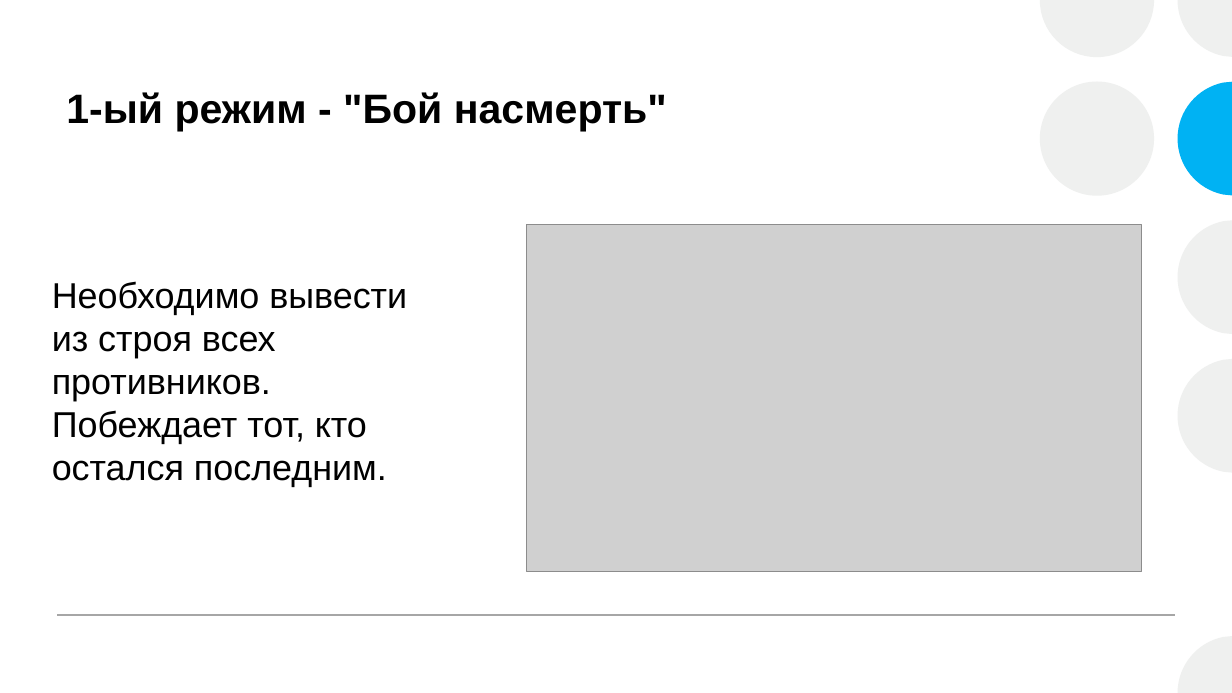
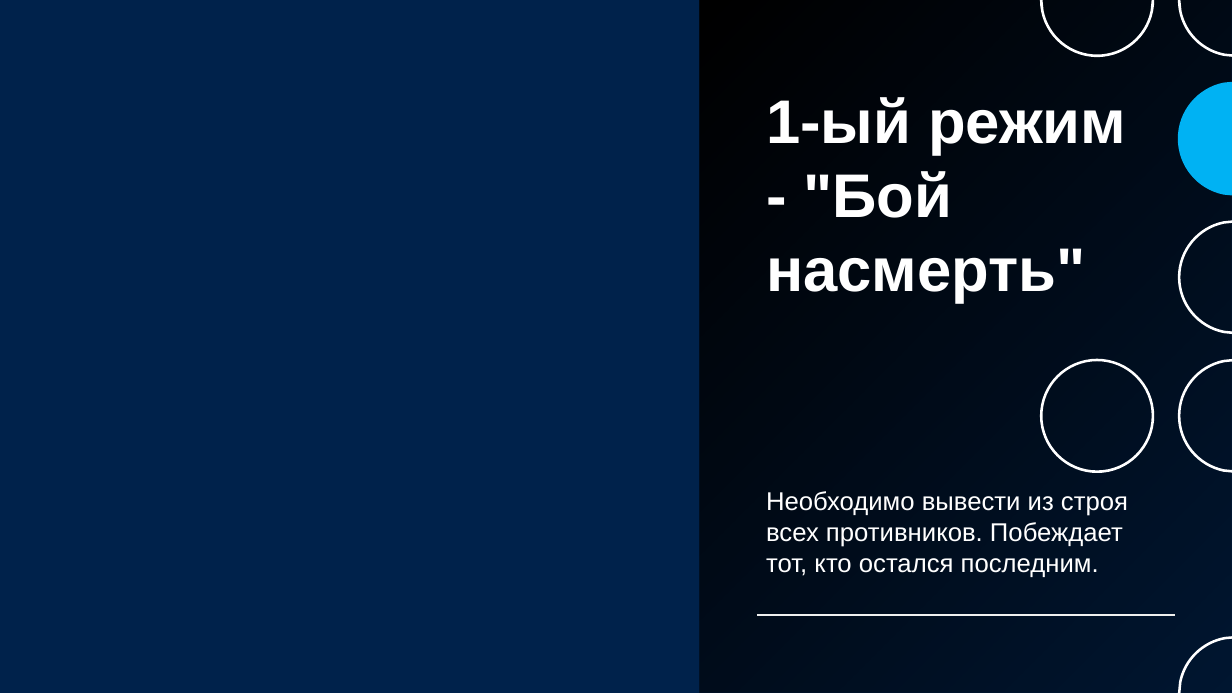
Before and after one commit to Lucian-y02/Quad-Mayhem, a slide deck: slide 10 of Проект pygame.pptx (slide 8 before the commit). Drawn at 1232x693 pixels with LibreOffice and Linux fonts; fonts in the diff are those of the drawing; grey boxes stand for pictures; background and template pictures are left out. Boxes give left, top, right and bottom in pixels: in the first picture for what was removed or moved away, otherwise in the second. Text is boxed around its words. In the diff, an @@ line names an element or a change of style, - is before the commit and + after.

```diff
--- a/Проект pygame.pptx
+++ b/Проект pygame.pptx
@@ background #FFFFFF to picture (left out) @@
@@ rectangle added at box(0, 0, 1232, 693), fill #00224B @@
@@ rectangle added at box(700, 0, 1232, 693), fill gradient #000000 @@
@@ group removed at box(1040, 0, 1232, 693): 5 freeform shapes, 1 ellipse @@
@@ group added at box(627, 0, 1232, 693): 13 freeform shapes @@
@@ title "1-ый режим - "Бой насмерть"": place and size @@
-title "1-ый режим - "Бой насмерть"" at box(66, 92, 667, 131)
+title "1-ый режим - "Бой насмерть"" at box(766, 97, 1126, 303)
@@ title "1-ый режим - "Бой насмерть"" at box(766, 97, 1126, 303): size 32 to 48 pt, text colour #000000 to #FFFFFF @@
@@ picture removed at box(527, 225, 1141, 571) @@
@@ text "Необходимо вывести из строя всех ...": place and size @@
-text "Необходимо вывести из строя всех ..." at box(52, 281, 407, 487)
+text "Необходимо вывести из строя всех ..." at box(766, 491, 1128, 577)
@@ text "Необходимо вывести из строя всех ..." at box(766, 491, 1128, 577): size 28 to 20 pt, text colour #000000 to #FFFFFF; vertical alignment top to bottom @@
@@ line removed from (57, 616) to (1175, 616) @@
@@ line added from (757, 616) to (1175, 616), #EFF0EF 1 pt @@
@@ group added at box(1041, 0, 1232, 693): 7 freeform shapes @@
```
Also in this commit, not shown: 2 other slides changed, 9 slides added.
